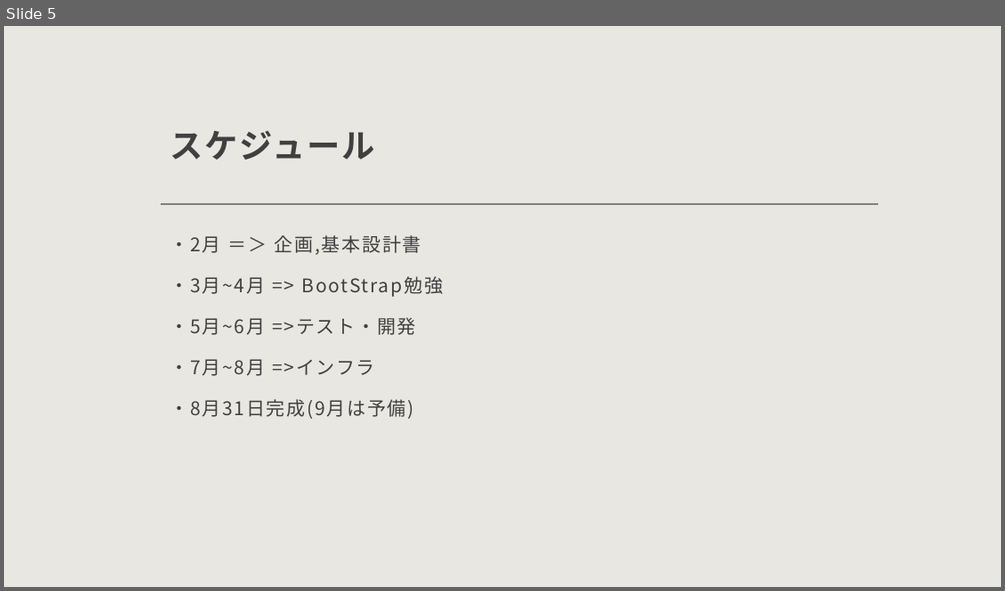
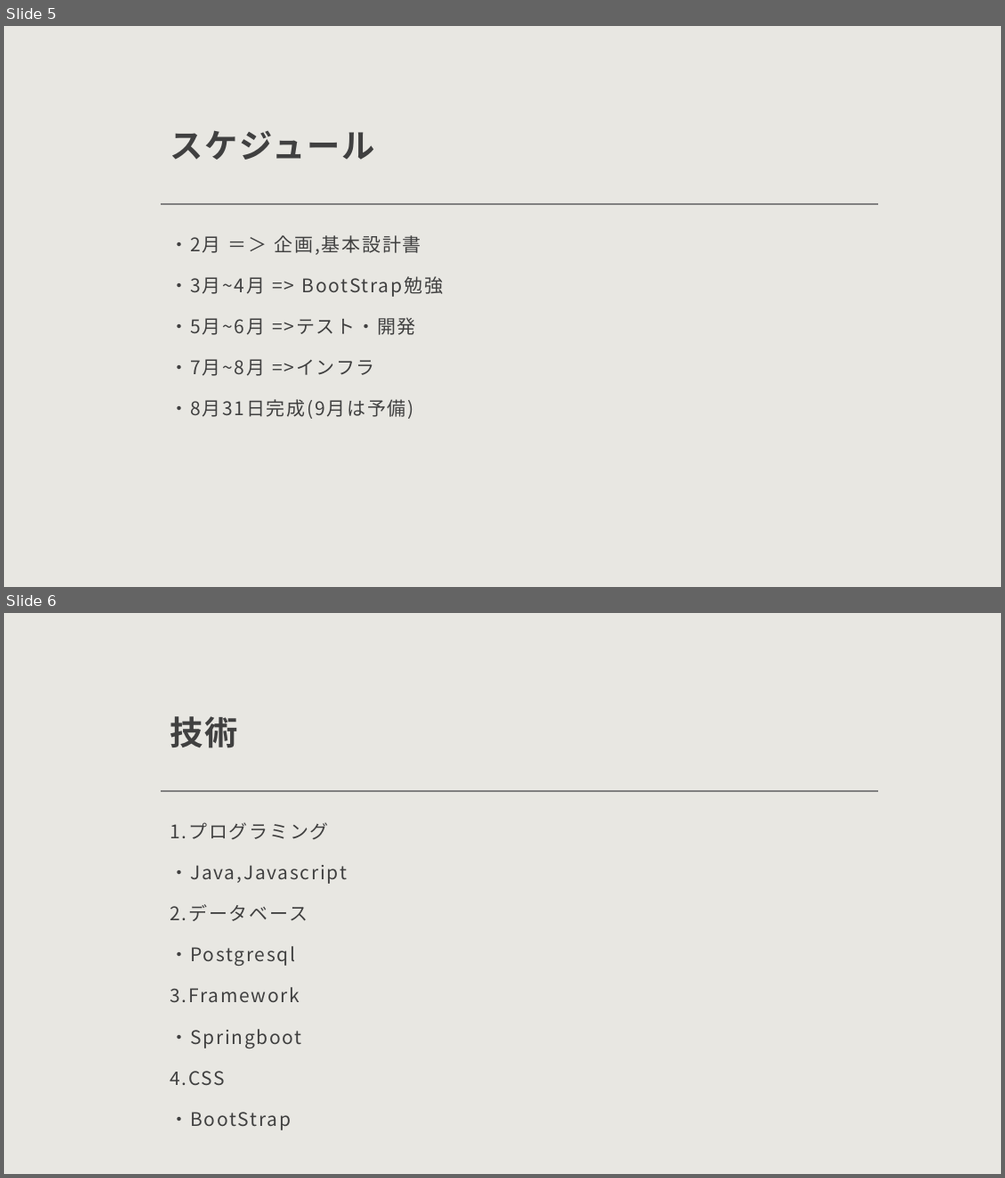
Before and after one commit to bittap/azusato, a slide deck: document/企画書.pptx. Shown one above the other, each under a label of ours: slide 5 before the commit, slides 5 and 6 after it. The pictures are 1005x591 and 1005x1178 pixels, drawn with LibreOffice and Linux fonts; fonts in the diff are those of the drawing. Boxes give left, top, right and bottom in pixels: in the first picture for what was removed or moved away, otherwise in the second. Text is boxed around its words. In the diff, an @@ line names an element or a change of style, - is before the commit and + after.

```diff
--- a/document/企画書.pptx
+++ b/document/企画書.pptx
@@ slide 6 added at (4,613,1001,1174), background #E8E7E2; not listed: 1 template element that a slide beside it also shows @@
@@ title added at (170,716,237,748), 32 pt, text #404040, bold @@
+技術
@@ text added at (170,822,347,1130), 18 pt, text #404040 @@
+1.プログラミング
+・Java,Javascript
+2.データベース
+・Postgresql
+3.Framework
+・Springboot
+4.CSS
+・BootStrap
```
Also in this commit, not shown: 2 other slides added.
